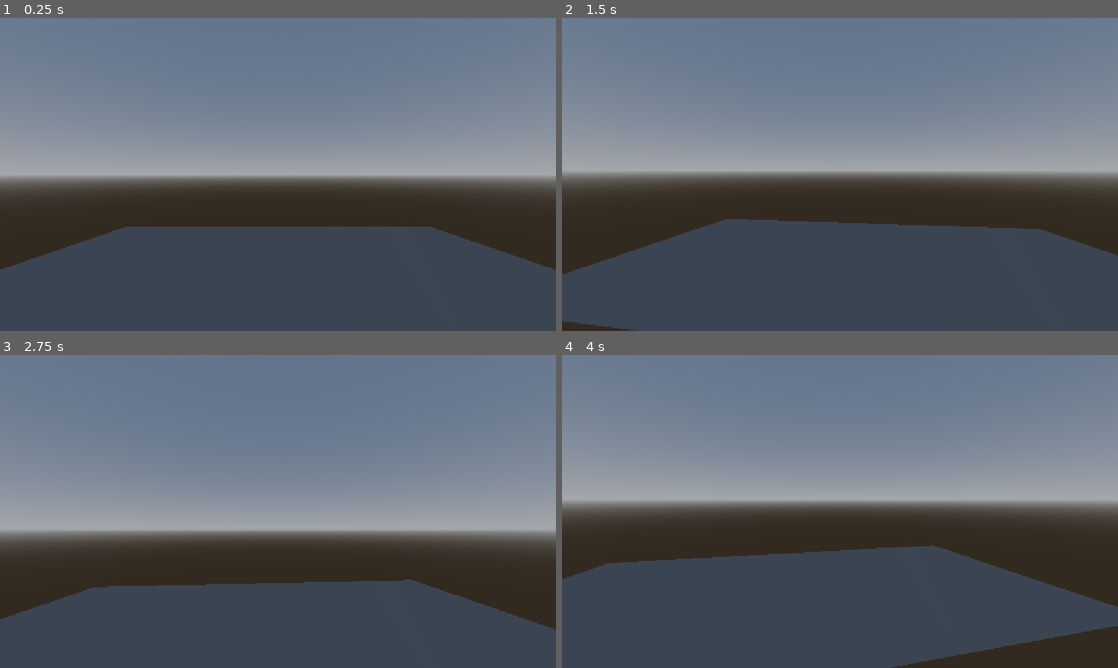
Above: before the commit, frames 1-4 (two rows, left to right).
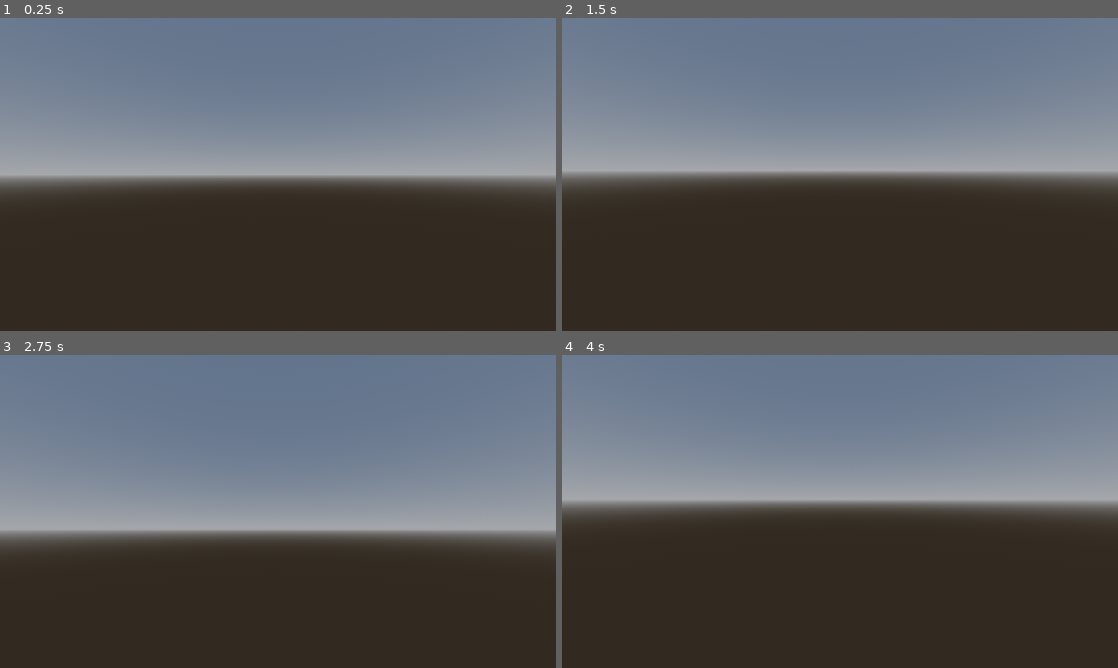
Above: after the commit, the same moments.

Repository: Kaw7n/duvidas-porfavor
Game: Godot game, scene res://sala_de_aula.tscn
Two runs of this game, one before a commit and one after it. Both use one fixed random seed, a clock stepped at 60 frames per second and the inputs below.
Inputs (mouse positions are in pixels of both pictures, inside the frame that each line leads up to):
- Up to frame 1 (0.25 s): no input
- Up to frame 2 (1.5 s): tap Enter at 0.5 s; move the mouse to (962, 158) at 0.52 s; tap Space at 1.25 s; move the mouse to (728, 190) at 1.27 s
- Up to frame 3 (2.75 s): tap Enter at 2 s; move the mouse to (333, 442) at 2.02 s
- Up to frame 4 (4 s): tap Space at 2.75 s; move the mouse to (812, 574) at 2.77 s; tap Enter at 3.5 s; move the mouse to (1006, 558) at 3.52 s

The runs differ from the first frame. In frame 1, 30% of the frame differs, in the area x 0-100%, y 66-100%; in frame 2, 31%, in the area x 0-100%, y 64-100%; in frame 3, 24%; in frame 4, 31%.

Commit message:
feat: rotation

Diff:
--- a/sala_de_aula.tscn
+++ b/sala_de_aula.tscn
@@ -17,6 +17,7 @@
 
 [node name="Camera3D" type="Camera3D" parent="." unique_id=446686118]
 transform = Transform3D(-4.371139e-08, 0, -1, 0, 1, 0, 1, 0, -4.371139e-08, 0, 0, 0)
+cull_mask = 1048568
 script = ExtResource("1_g8tdk")
 
 [node name="WorldEnvironment" type="WorldEnvironment" parent="." unique_id=615835147]
